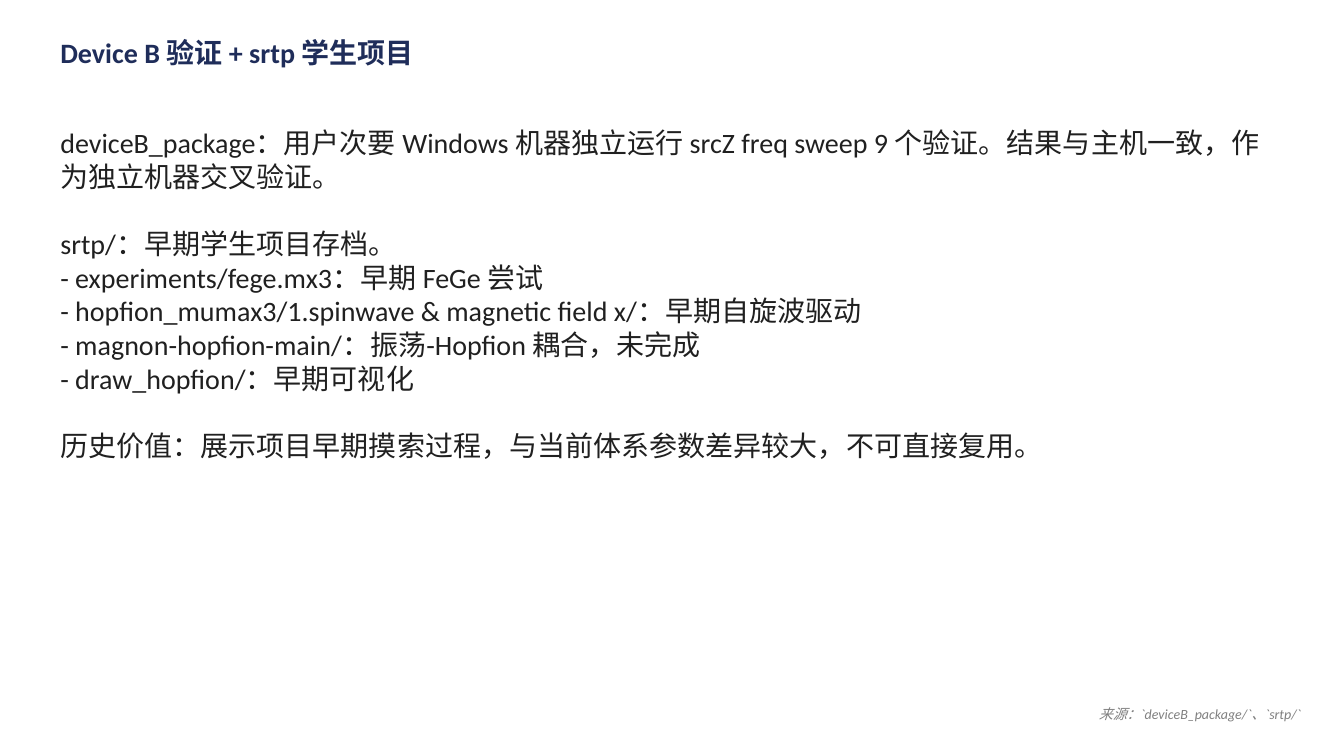
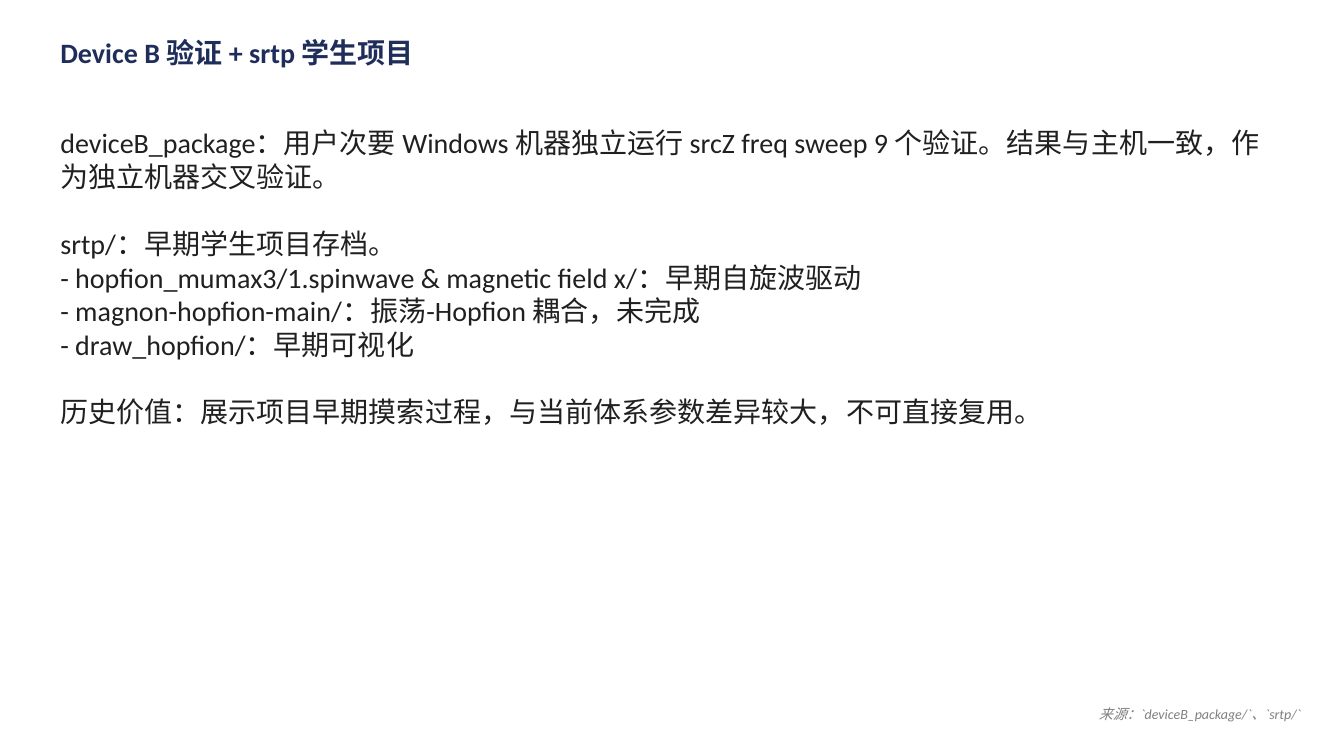
Before and after one commit to Wlybs/Hopfion, a slide deck: slide 22 of presentation/talk.pptx (slide 28 before the commit). Drawn at 1344x756 pixels with LibreOffice and Linux fonts; fonts in the diff are those of the drawing. Boxes give left, top, right and bottom in pixels: in the first picture for what was removed or moved away, otherwise in the second. Text is boxed around its words. In the diff, an @@ line names an element or a change of style, - is before the commit and + after.

```diff
--- a/presentation/talk.pptx
+++ b/presentation/talk.pptx
@@ text at box(75, 264, 543, 293): paragraph removed @@
-- experiments/fege.mx3：早期 FeGe 尝试
```
Also in this commit, not shown: 6 other slides changed, 6 slides removed, 18 other files.
